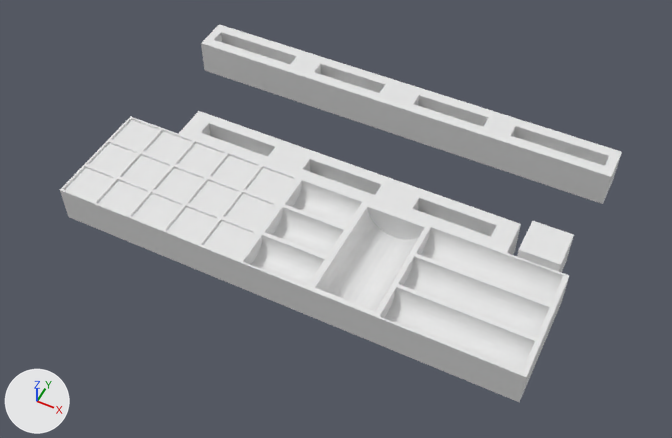
Two versions of the Blender file spacealert.blend, one commit apart.
Before and after are seen from a 50 mm camera at (25.3, -23.2, 33.7) aimed at (11.3, 4.8, -1.3). Every picture has the same lights, and +X, +Y and +Z are marked at lower left.
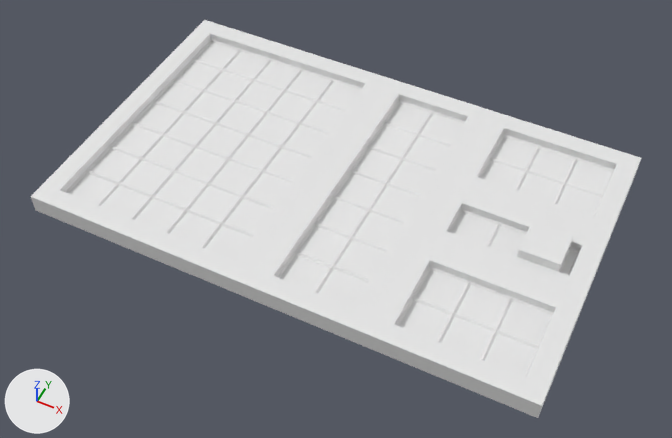
The change, as a diff of the scene's bpy script:
```diff
--- a/spacealert.blend.py
+++ b/spacealert.blend.py
@@ me_cube_004 @@
 me_cube_004.from_pydata(...)  # 16 vertices, 16 faces; spans x -1.0..1.0, y -1.0..1.0, z 0.0..0.1
 # verts and faces of me_cube_004; kept vertices keep their numbers, new ones are numbered from 16
+# me_cube_004 part 1
+delete_vertices([*range(4, 8)])  # with the faces that use them
+faces += [(2, 10, 11, 3), (0, 1, 9, 8), (0, 8, 10, 2), (1, 3, 11, 9)]
@@ me_plane @@
 me_plane.from_pydata(...)  # 48 vertices, 53 faces; spans x -2.0..24.0, y -2.0..14.0, z -0.5..0.5
 # verts and faces of me_plane; kept vertices keep their numbers, new ones are numbered from 48
+# me_plane part 2
+delete_faces([(18, 20, 21, 19)])
+faces += [(23, 27, 37, 24), (12, 23, 31), (12, 31, 19), (18, 20, 36, 25), (12, 13, 27), (13, 18, 25)]
+faces += [(13, 25, 27), (12, 27, 23), (19, 31, 35, 21)]
@@ me_cube_003 @@
 me_cube_003.from_pydata(...)  # 20 vertices, 18 faces; spans x -1.0..1.0, y -1.0..1.0, z -1.5..0.5
 # verts and faces of me_cube_003; kept vertices keep their numbers, new ones are numbered from 20
+# me_cube_003 part 3
+delete_vertices([*range(4, 8)])  # with the faces that use them
+faces += [(2, 10, 11, 3), (0, 1, 9, 8), (0, 8, 10, 2), (1, 3, 11, 9)]
@@ ob_cube_001 @@
-ob_cube_001 = bpy.data.objects.new('Cube.001', me_cube_002)
+ob_cube_001 = bpy.data.objects.new('Cube.001', me_cube_004)
 ob_cube_001.location = (12.0, 0.0, 0.0)
@@ ob_cube_001 @@
 _m = ob_cube_001.modifiers.new('Array.001', 'ARRAY')
 _m.use_merge_vertices = True
-ob_cube_001.hide_set(True)  # its collection is switched off
@@ ob_largelattice @@
 _m = ob_largelattice.modifiers.new('Array.001', 'ARRAY')
 _m.use_merge_vertices = True
-ob_largelattice.hide_set(True)  # its collection is switched off
@@ ob_cube_002 @@
 _m = ob_cube_002.modifiers.new('Array.001', 'ARRAY')
 _m.use_merge_vertices = True
-ob_cube_002.hide_set(True)  # its collection is switched off
@@ ob_cube_003 @@
 _m = ob_cube_003.modifiers.new('Array', 'ARRAY')
 _m.constant_offset_displace = (0.0, 0.0, 0.0)
-_m.use_merge_vertices = True
 _m = ob_cube_003.modifiers.new('Array.001', 'ARRAY')
@@ ob_cube_003 @@
 _m = ob_cube_003.modifiers.new('Array.001', 'ARRAY')
 _m.relative_offset_displace = (0.0, 1.0, 0.0)
-_m.use_merge_vertices = True
-ob_cube_003.hide_set(True)  # its collection is switched off
@@ ob_cube_004 @@
 _m = ob_cube_004.modifiers.new('Array.001', 'ARRAY')
 _m.use_merge_vertices = True
-ob_cube_004.hide_set(True)  # its collection is switched off
@@ ob_plane @@
 ob_plane.location = (0.0, 0.0, 0.0)
-ob_plane.hide_set(True)  # its collection is switched off
@@ ob_plane_004 @@
 _m = ob_plane_004.modifiers.new('Array', 'ARRAY')
 _m.constant_offset_displace = (0.0, 0.0, 0.0)
+ob_plane_004.hide_set(True)  # its collection is switched off
@@ ob_plane_006 @@
 ob_plane_006.location = (2.0, 13.0, 0.0)
+ob_plane_006.hide_set(True)  # its collection is switched off
@@ ob_cylinder_001 @@
 _m = ob_cylinder_001.modifiers.new('Array', 'ARRAY')
 _m.relative_offset_displace = (0.0, 1.0, 0.0)
+ob_cylinder_001.hide_set(True)  # its collection is switched off
@@ ob_cylinder_003 @@
 _m = ob_cylinder_003.modifiers.new('Array', 'ARRAY')
 _m.relative_offset_displace = (0.0, 1.0, 0.0)
+ob_cylinder_003.hide_set(True)  # its collection is switched off
@@ ob_cube_005 @@
 _m = ob_cube_005.modifiers.new('Array.001', 'ARRAY')
 _m.use_merge_vertices = True
+ob_cube_005.hide_set(True)  # its collection is switched off
@@ ob_plane_005 @@
 ob_plane_005.location = (20.0, 13.0, 0.0)
+ob_plane_005.hide_set(True)  # its collection is switched off
@@ ob_plane_002 @@
 _m = ob_plane_002.modifiers.new('Array', 'ARRAY')
 _m.constant_offset_displace = (0.0, 0.0, 0.0)
+ob_plane_002.hide_set(True)  # its collection is switched off
@@ ob_cylinder_004 @@
 ob_cylinder_004.location = (14.5, 2.0, 0.5)
+ob_cylinder_004.hide_set(True)  # its collection is switched off
```

Changed parts and their boxes (x1, y1, x2, y2) in the pictures (672 x 438 px):
'Plane', shown: after (30, 20, 641, 418)
'Cube.005', hidden: before (60, 116, 296, 287)
'Cylinder.003', hidden: before (372, 224, 569, 402)
'Plane.004', hidden: before (293, 53, 510, 167)
'Plane.002', hidden: before (178, 111, 521, 255)
'Cylinder.001', hidden: before (235, 177, 370, 317)
'Cylinder.004', hidden: before (313, 203, 427, 342)
'Plane.005', hidden: before (493, 116, 622, 204)
'LargeLattice', shown: after (65, 39, 362, 248)
'Plane.006', hidden: before (201, 24, 309, 100)
'Cube.001', shown: after (277, 100, 465, 293)
'Cube.002', shown: after (397, 266, 554, 377)
'Cube.003', shown: after (479, 134, 614, 217)
'Cube.004', shown: after (448, 209, 580, 276)
part 1 of me_cube_004, cut back: after (65, 39, 614, 377)
part 2 of me_plane, built on: after (399, 137, 612, 377)
part 3 of me_cube_003, cut back: before (60, 116, 296, 260)
